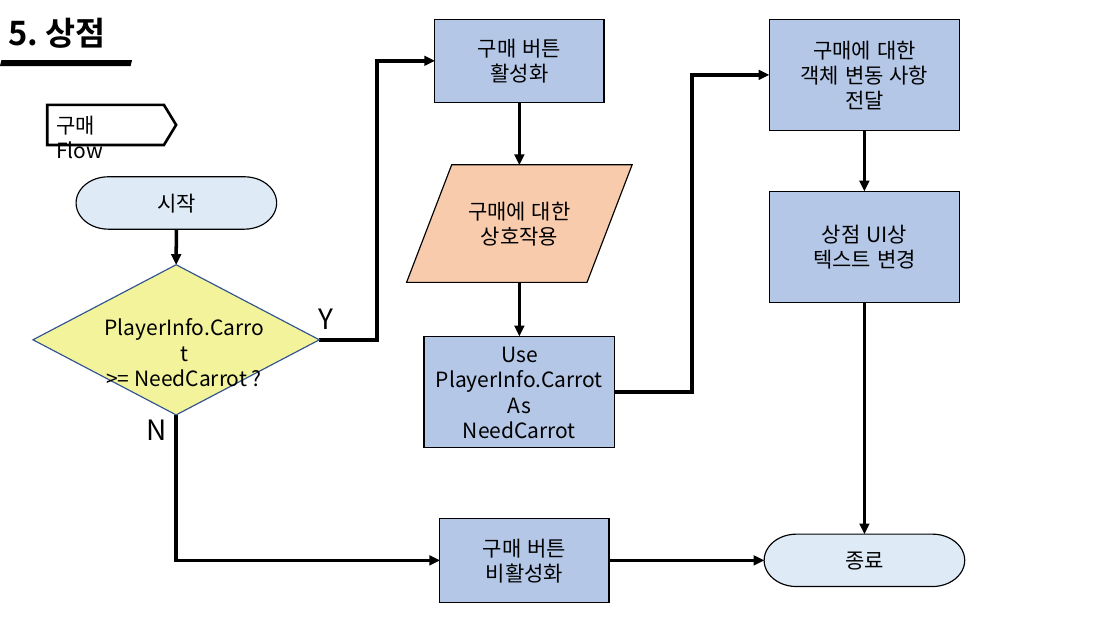
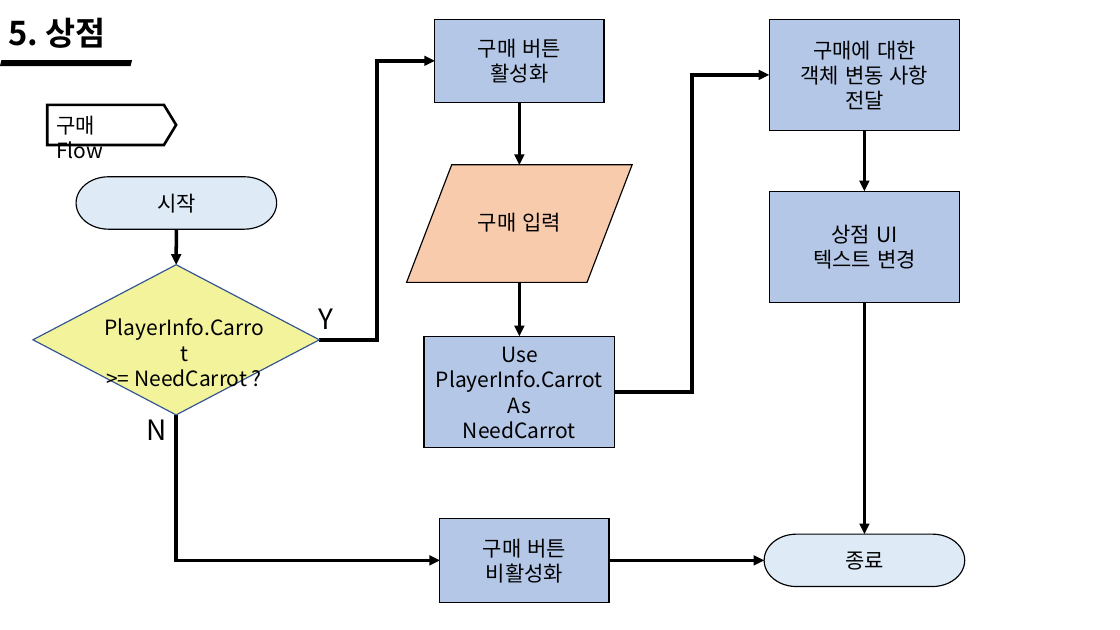
Before and after one commit to wlrud753/CarryCarrot, a slide deck: slide 21 of 기획서/당근키우기 시스템.pptx. Drawn at 1120x630 pixels with LibreOffice and Linux fonts; fonts in the diff are those of the drawing. Boxes give left, top, right and bottom in pixels: in the first picture for what was removed or moved away, otherwise in the second. Text is boxed around its words. In the diff, an @@ line names an element or a change of style, - is before the commit and + after.

```diff
--- a/기획서/당근키우기 시스템.pptx
+++ b/기획서/당근키우기 시스템.pptx
@@ text at bbox=[478, 212, 561, 232]: text changed @@
-구매에 대한
-상호작용
+구매 입력
@@ text in rectangle at bbox=[832, 224, 897, 244]: text changed @@
-상점 UI상
+상점 UI
```
Also in this commit, not shown: 3 other slides changed, 2 other files.
